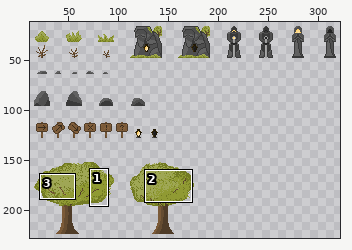
Pixel-art file: Assets/NewAsset/Environment/Environment.aseprite. Above: a wide view before the commit, with the close-up outlined.
Close-up. As it was:
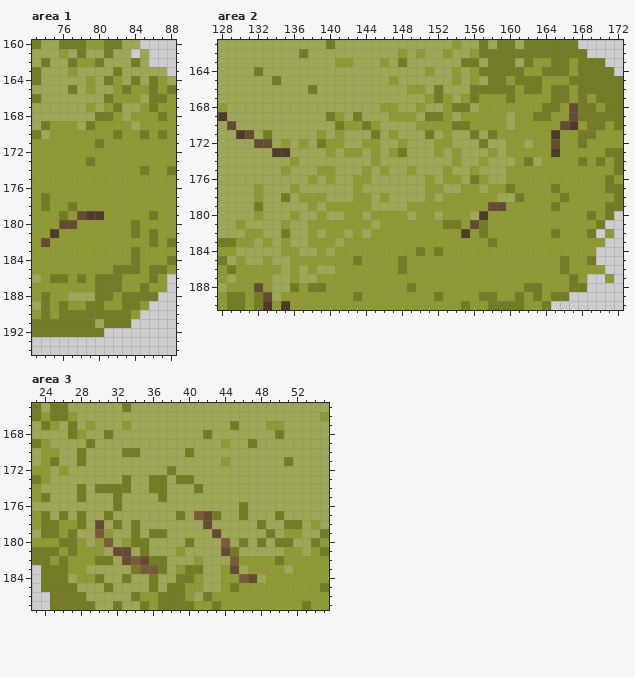
360x360 pixels, 1 frame. Shown: area 1: x 73..88, y 160..194; area 2: x 128..172, y 161..190; area 3: x 23..55, y 165..187. The wide view leaves out empty margins. The commit also changed other parts of the picture, which this record leaves out.
The same view after the edit:
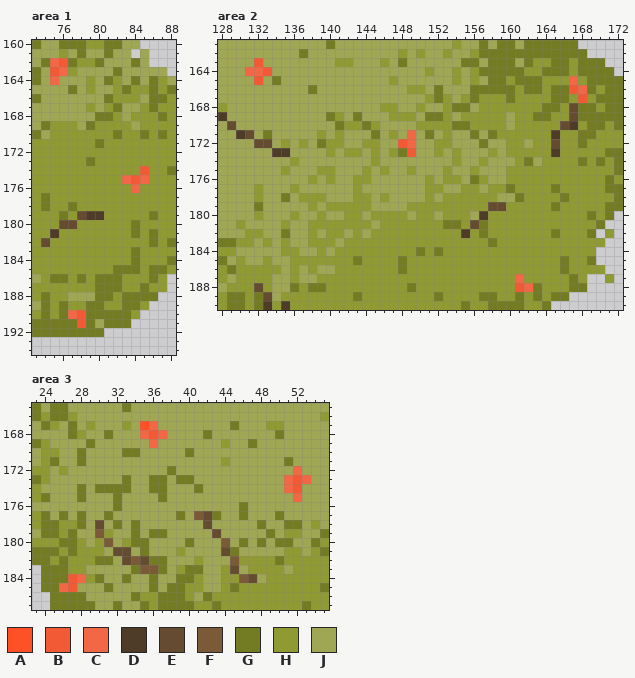
Palette (. is transparent): A #ff5026  B #f25a36  C #f26745  D #4f3c28  E #654c31  F #7b5a38  G #737b23  H #909a33  J #9fa755
Difference:
--- area 1
@@ x 73..78 @@
 161 JJJHJG
-162 JGJJGH
-163 GJJJHJ
-164 GJJJJJ
+162 JGCBGH
+163 GJBCHJ
+164 GJCJJJ
 165 JJJJGJ
@@ x 81..87 @@
 173 HHHHHHH
-174 HHHHGHH
-175 HHHHHHH
-176 HHHHHHH
+174 HHHHBHH
+175 HHCBCHH
+176 HHHCHHH
 177 HHHHHHH
@@ x 75..80 @@
 189 HGHHGG
-190 HGGGGG
-191 GGGGGJ
+190 HGCBGG
+191 GGGBGJ
 192 GGGGGG
--- area 2
@@ x 128..172 @@
 162 JJJJJJJJJGJJJJJJJJJJHJHJJHJJHGGGGGGGGGGGG....
-163 JJJJJJJJJJJJJHHJJJHJGJJJJJJGGJGGGJGHHGGHGGG..
-164 JJJJGJJJJJJJJJJJJJJJJJJHJJHJHGGGGGHHGGGHGGGG.
-165 JJJJJJGJJJJJJJJJJJJHJJJJJJHJHJGGHGGGHHHGGGGGG
-166 JJJJJJJJJJGJJJJJJJJJJHHJGJJJGGGGGHGGHGGHGGGGG
-167 JJJJJJJJJJJJJJJJJJJJJJJHGHJHGHHHGHHHHGGHGHGGG
+163 JJJJBJJJJJJJJHHJJJHJGJJJJJJGGJGGGJGHHGGHGGG..
+164 JJJCCBJJJJJJJJJJJJJJJJJHJJHJHGGGGGHHGGGHGGGG.
+165 JJJJBJGJJJJJJJJJJJJHJJJJJJHJHJGGHGGGHHHCHGGGG
+166 JJJJJJJJJJGJJJJJJJJJJHHJGJJJGGGGGHGGHGGBCGHGG
+167 JJJJJJJJJJJJJJJJJJJJJJJHGHJHGHHHGHHHHGGHBHGGG
 168 HJJJJJJJJJJJJJJJJJHHJJHJJHGGJHHHHHHHGGHEGGHGG
@@ x 146..151 @@
 170 JJJJHH
-171 JHJJJG
-172 JJHJJJ
-173 JHGJJJ
+171 JHJCJG
+172 JJBCJJ
+173 JHGBJJ
 174 JJJJJJ
@@ x 159..164 @@
 186 HHHHHH
-187 HHHHHH
-188 HHHGGH
+187 HHCHHH
+188 HHBCGH
 189 HHGHGH
--- area 3
@@ x 33..55 @@
 166 JJJJJJJJJJJJJJJJJJJJJJH
-167 HJJJJJJJJJJJGJJJHHJJJJJ
-168 JJJJJJJJJGJJJJJJJGJJJJJ
-169 JJJJJJJJJJJHJJGJJJJJJJJ
+167 HJACJJJJJJJJGJJJHHJJJJJ
+168 JJCBCJJJJGJJJJJJJGJJJJJ
+169 JJJCJJJJJJJHJJGJJJJJJJJ
 170 GGJJJJJGJJJJJJJJJJJJJJJ
 171 JJJJJJJJJJJHJJJJJJGJJJJ
-172 JJJJJGJJJJJJJJJJJJJJJJJ
-173 GJJGGJGGJJJJJJJJJJJJJJJ
-174 GJJGGJJJGJJJJJJJJJJJJJJ
-175 JJJJGJJJJJJJJJJJJJJJJJJ
+172 JJJJJGJJJJJJJJJJJJJCJJJ
+173 GJJGGJGGJJJJJJJJJJCBCJJ
+174 GJJGGJJJGJJJJJJJJJCBJJJ
+175 JJJJGJJJJJJJJJJJJJJCJJJ
 176 JJJJJJJJJJJJJGJJJJJJJJJ
@@ x 24..30 @@
 183 GGGHHJJ
-184 GGGJHHG
-185 GGGGJJJ
+184 GGGBCHG
+185 GGCBJJJ
 186 .GGGGJJ
